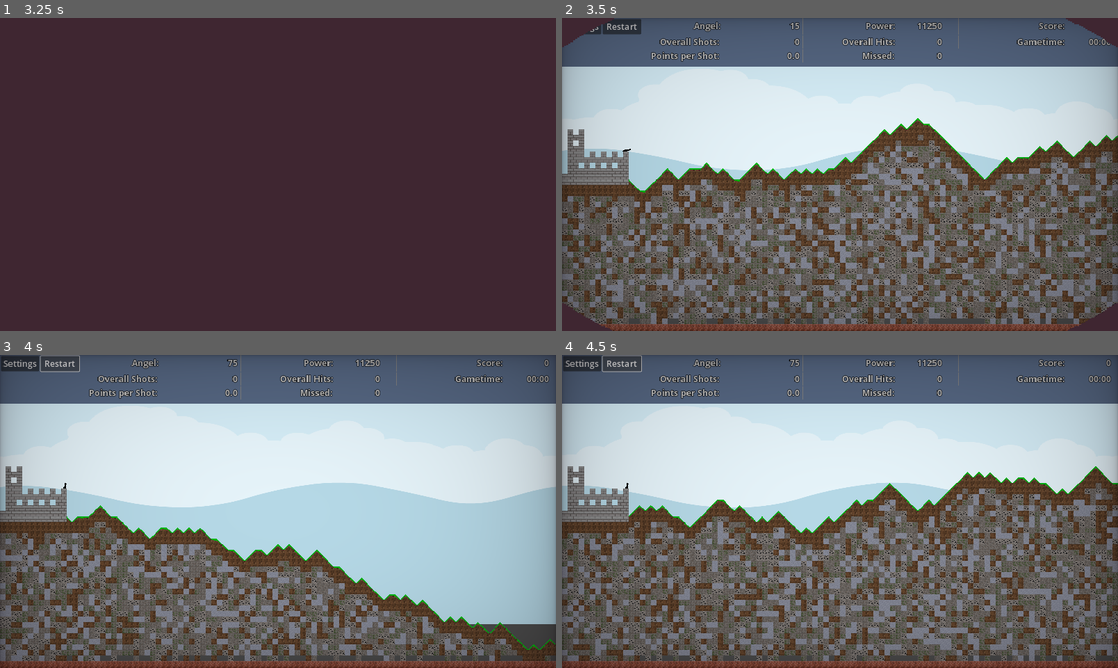
Above: before the commit, frames 1-4 (two rows, left to right).
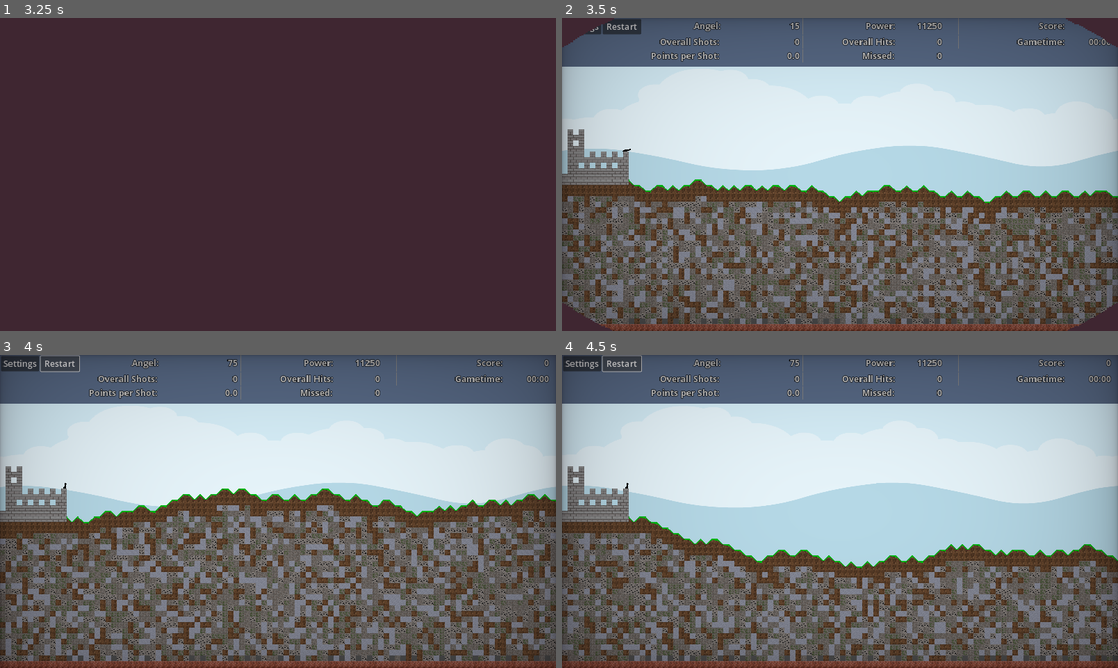
Above: after the commit, the same moments.

Repository: Coding-4Fun/Just4Fun_Mini_Shootergame
Game: Godot game, scene res://UI/MainMenuUI/MainMenuUI.tscn
The game is run twice, just before and just after one commit, with the same random seed, the same clock (stepped at 60 frames per second) and the same inputs.
Inputs:
- Up to frame 1 (3.25 s): click "Play" at 0.5 s; click "Max Play Time" at 1.25 s; click "Max Play Time" at 2 s; click "Start Game" at 2.75 s
- Up to frame 2 (3.5 s): no input
- Up to frame 3 (4 s): click "Restart" at 3.5 s
- Up to frame 4 (4.5 s): click "Restart" at 4.25 s

Frame 1 is identical in both runs. In frame 2, 32% of the frame differs, in the area x 13-100%, y 32-98%; in frame 3, 38%, in the area x 0-100%, y 42-98%; in frame 4, 37%.

Commit message:
Add: do not switch to counterside sloop, make grass even

Diff:
--- a/MainGameScene/TerrainMapGenerator.gd
+++ b/MainGameScene/TerrainMapGenerator.gd
@@ -84,6 +84,9 @@
 			elif y >= world_tiles_y-2:
 				set_cell(0, Vector2i(x,y), 7, Vector2i(0, 0))
 			# End Y Loop
+		var lastchg = chgdispl
 		chgdispl = sign(randi_range(-5, 5))		# -1 || 0 || 1
+		if lastchg != 0 and lastchg !=chgdispl:
+			chgdispl = 0
 		var change_displacement = current_displacement + chgdispl
 		current_displacement = change_displacement
